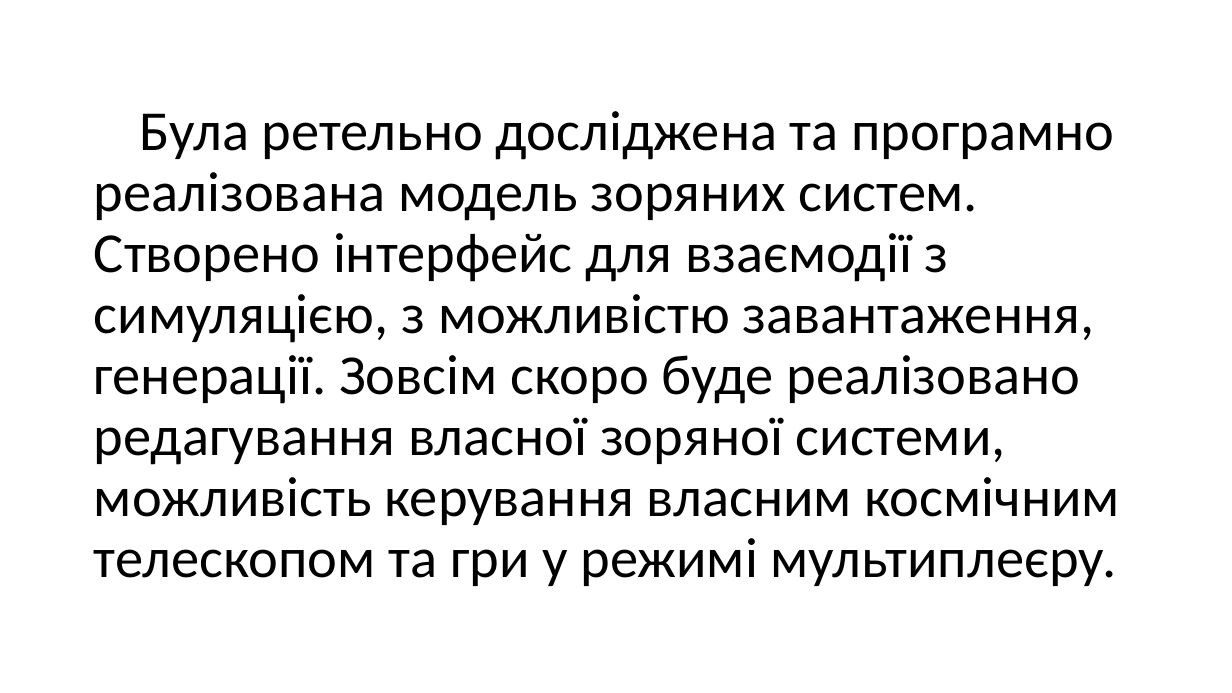
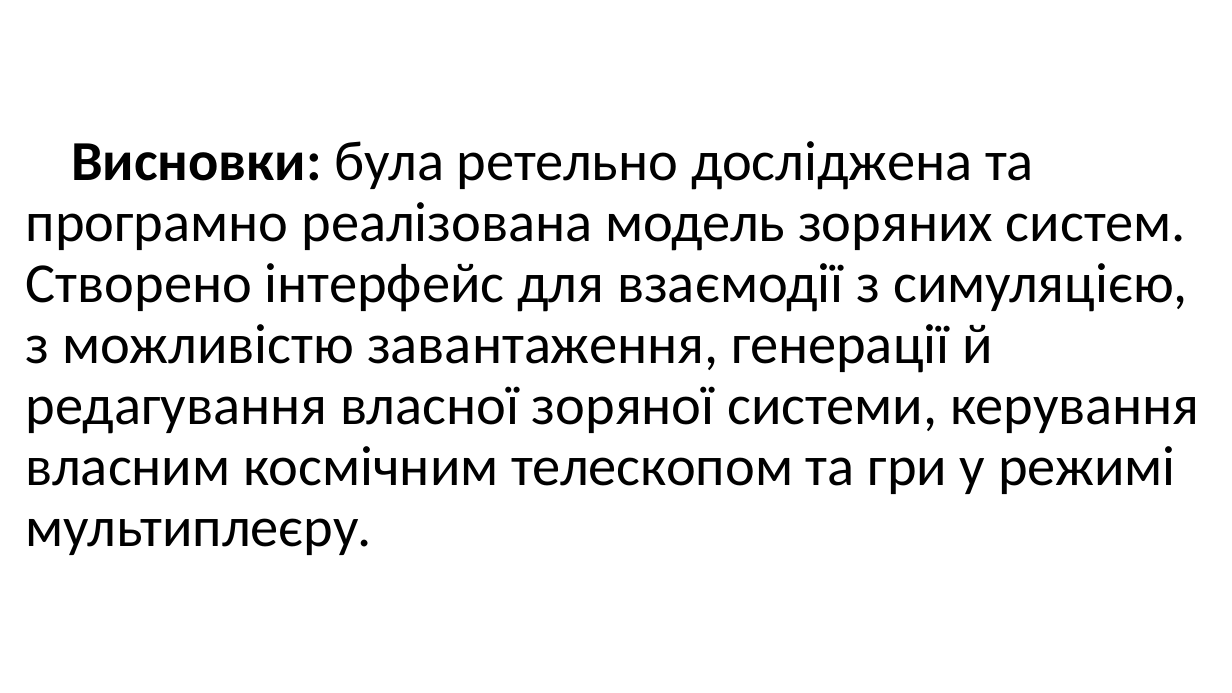
Before and after one commit to maldenol/spacepioneers, a slide deck: slide 16 of МАНУ2020.pptx. Drawn at 1232x693 pixels with LibreOffice and Linux fonts; fonts in the diff are those of the drawing; background and template pictures are left out. Boxes give left, top, right and bottom in pixels: in the first picture for what was removed or moved away, otherwise in the second. Text is boxed around its words. In the diff, an @@ line names an element or a change of style, - is before the commit and + after.

```diff
--- a/МАНУ2020.pptx
+++ b/МАНУ2020.pptx
@@ title at (26, 141, 1200, 555): text changed @@
-Була ретельно досліджена та програмно реалізована модель зоряних систем. Створено інтерфейс для взаємодії з симуляцією, з можливістю завантаження, генерації. Зовсім скоро буде реалізовано редагування власної зоряної системи, можливість керування власним космічним телескопом та гри у режимі мультиплеєру.
+Висновки: була ретельно досліджена та програмно реалізована модель зоряних систем. Створено інтерфейс для взаємодії з симуляцією, з можливістю завантаження, генерації й редагування власної зоряної системи, керування власним космічним телескопом та гри у режимі мультиплеєру.
```
Also in this commit, not shown: 11 other slides changed, 1 other file.
